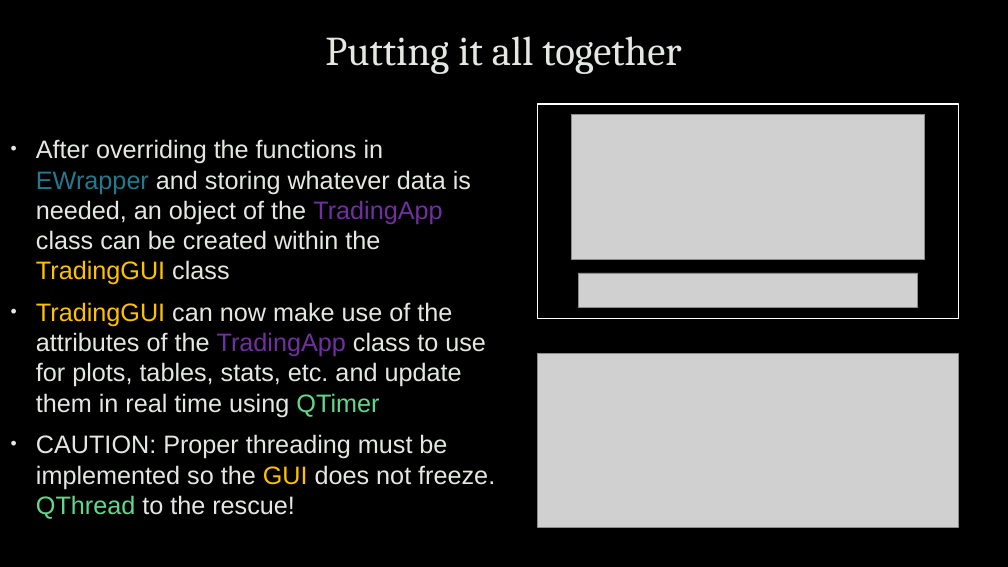
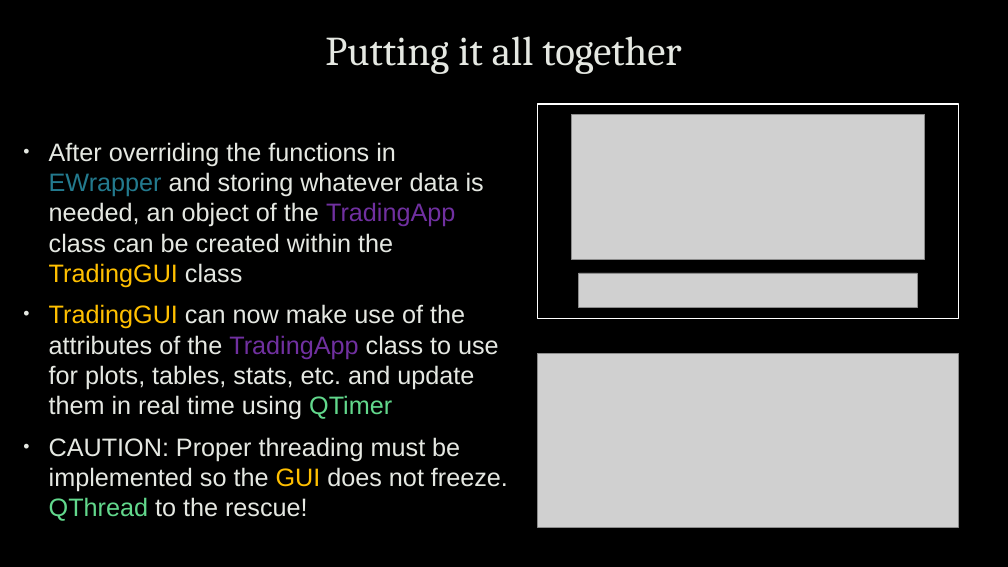
Before and after one commit to mkralis123/IB-API-Trading-System, a slide deck: slide 7 of IB API Trading System.pptx. Drawn at 1008x567 pixels with LibreOffice and Linux fonts; fonts in the diff are those of the drawing; grey boxes stand for pictures; background and template pictures are left out. Boxes give left, top, right and bottom in pixels: in the first picture for what was removed or moved away, otherwise in the second. Text is boxed around its words. In the diff, an @@ line names an element or a change of style, - is before the commit and + after.

```diff
--- a/IB API Trading System.pptx
+++ b/IB API Trading System.pptx
@@ text "After overriding the functions in ..." moved from (x1=36, y1=139, x2=495, y2=519) to (x1=49, y1=142, x2=508, y2=521) @@
```
Also in this commit, not shown: 4 other slides changed, 1 slide added.
